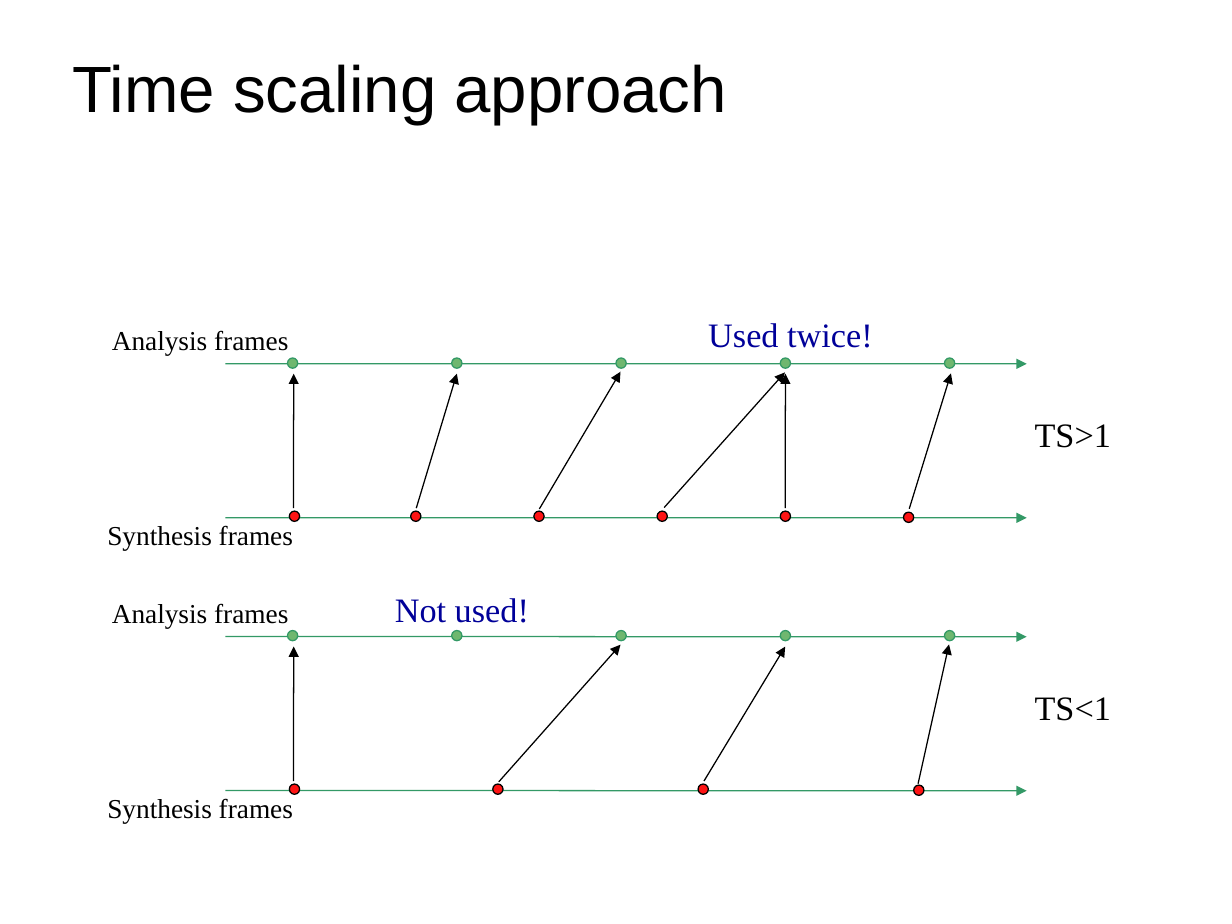
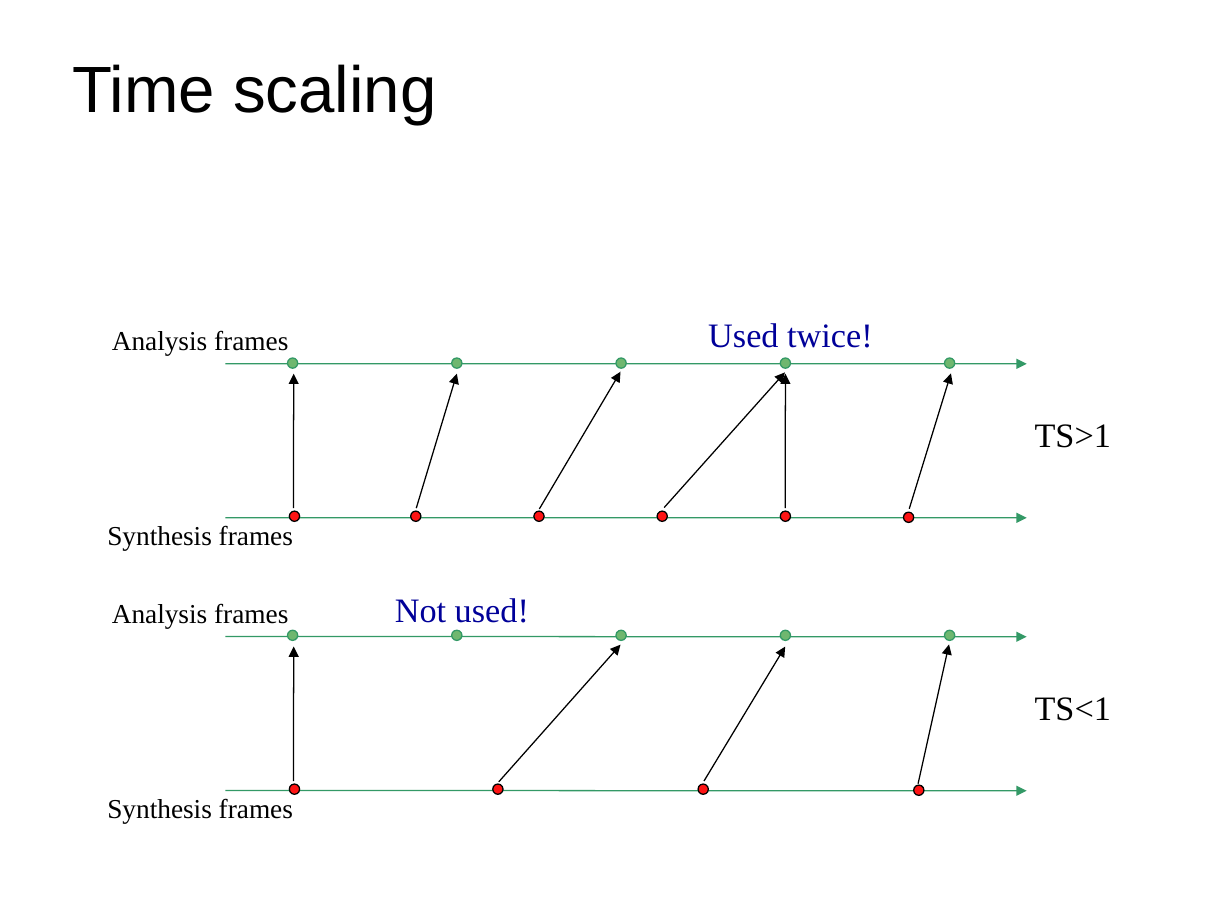
Before and after one commit to MTG/sms-tools, a slide deck: slide 15 of teaching-material/lectures/lect8-Sound-transformations/8-Sound-transformations.odp (slide 14 before the commit). Drawn at 1232x924 pixels with LibreOffice and Linux fonts; fonts in the diff are those of the drawing. Boxes give left, top, right and bottom in pixels: in the first picture for what was removed or moved away, otherwise in the second. Text is boxed around its words. In the diff, an @@ line names an element or a change of style, - is before the commit and + after.

```diff
--- a/teaching-material/lectures/lect8-Sound-transformations/8-Sound-transformations.odp
+++ b/teaching-material/lectures/lect8-Sound-transformations/8-Sound-transformations.odp
@@ title at <box>72,64,436,125</box>: text changed @@
-Time scaling approach
+Time scaling
```
Also in this commit, not shown: 4 other slides changed, 3 slides added, 1 slide removed, 7 other files.
